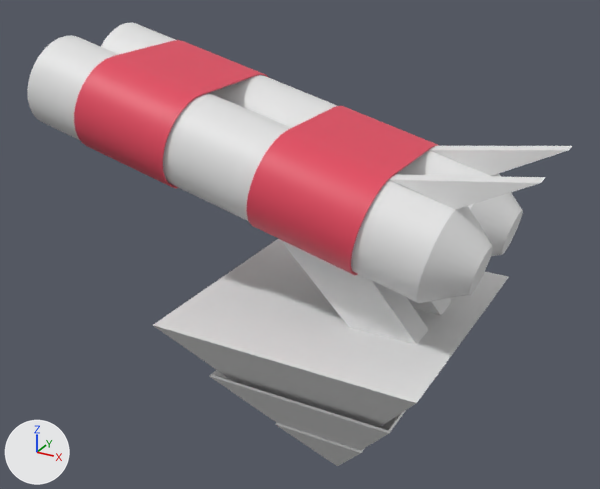
Two versions of the Blender file Blender Models/UrsaMajor.blend, one commit apart.
Rendered twice from a 50 mm camera at (5.09, -9.56, 4.92) aimed at (-0.68, 0.93, -0.33). The axes (+X, +Y, +Z) are drawn at lower left. The lights are the same throughout.

Objects in the first picture: 'Cannon', 'Cylinder.003', 'Legs', 'PyramidA', 'PyramidB', 'PyramidC', 'Wings'.
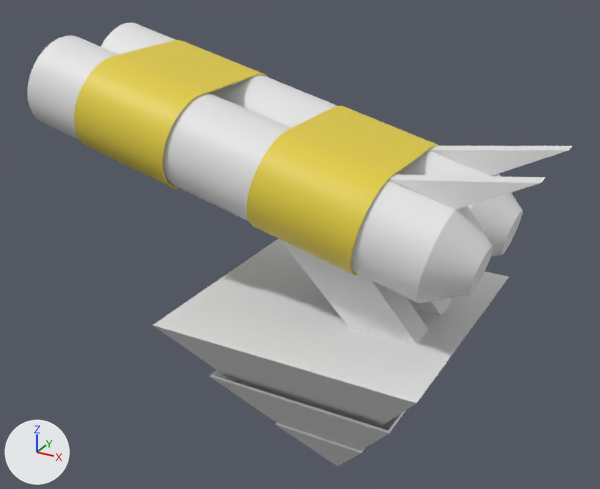
Location of each change, [x1, y1, x2, y2] in pixels of the pictures (600 x 489 px):
'Cylinder.003', recoloured (red to yellow): [74, 40, 439, 275] in both

The change, as a diff of the scene's bpy script:
```diff
--- a/Blender Models/UrsaMajor.blend.py
+++ b/Blender Models/UrsaMajor.blend.py
@@ mat_levelcolor @@
 mat_levelcolor = principled_material('LevelColor')
-mat_levelcolor.base_color = (0.8, 0.0691, 0.119)  # red #e74a61
+mat_levelcolor.base_color = (0.8, 0.638, 0.0571)  # yellow #e7d144
```
